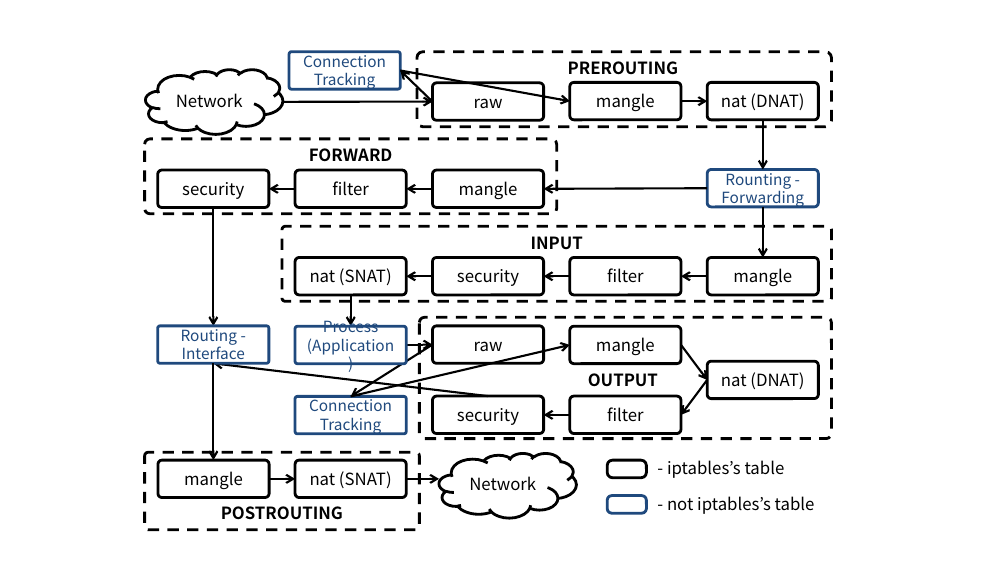
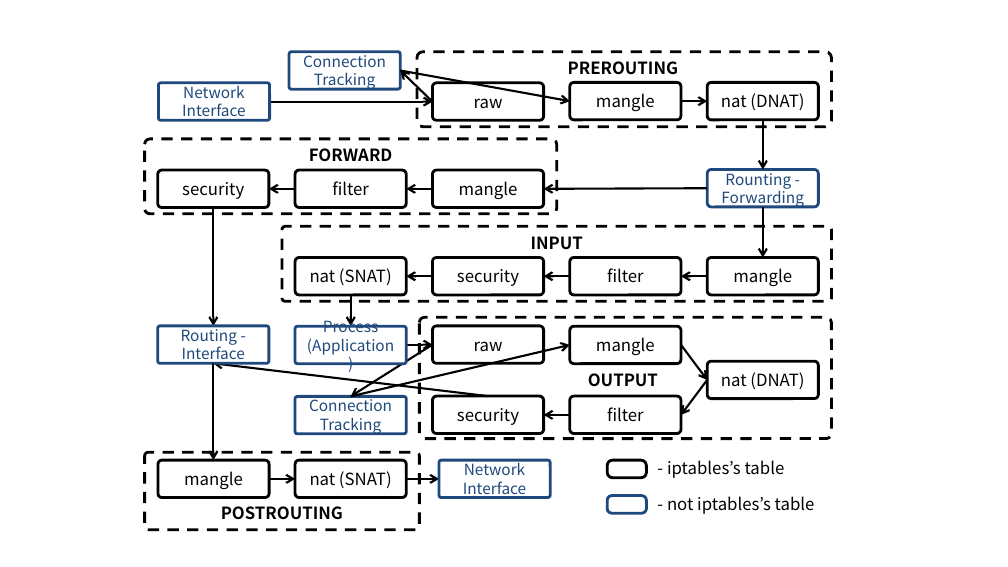
Before and after one commit to ssup2/blog-old, a slide deck: slide 2 of images/theory_analysis/Linux_Netfilter_iptables/Linux_netfilter_iptables.pptx. Drawn at 1008x567 pixels with LibreOffice and Linux fonts; fonts in the diff are those of the drawing. Boxes give left, top, right and bottom in pixels: in the first picture for what was removed or moved away, otherwise in the second. Text is boxed around its words. In the diff, an @@ line names an element or a change of style, - is before the commit and + after.

```diff
--- a/images/theory_analysis/Linux_Netfilter_iptables/Linux_netfilter_iptables.pptx
+++ b/images/theory_analysis/Linux_Netfilter_iptables/Linux_netfilter_iptables.pptx
@@ rounded rectangle "Network": place and size @@
-rounded rectangle "Network" at [145,70,282,134]
+rounded rectangle "Network" at [158,83,269,120]
@@ rounded rectangle "Network" at [158,83,269,120]: cloud to rounded rectangle; outline #000000 2 pt to #1F497D 2 pt @@
@@ text in rounded rectangle at [183,83,244,98]: size 12 to 11 pt, text colour #000000 to #1F497D in "Network" @@
@@ text in rounded rectangle at [182,103,245,121]: paragraph added @@
+Interface
@@ arrow moved from (283, 102) - (432, 102) to (270, 102) - (432, 102) @@
@@ rounded rectangle "Network" at [439,460,550,497]: cloud to rounded rectangle; outline #000000 2 pt to #1F497D 2 pt @@
@@ rounded rectangle "Network": place and size @@
-rounded rectangle "Network" at [439,454,577,518]
+rounded rectangle "Network" at [439,460,550,497]
@@ text in rounded rectangle at [464,460,525,475]: size 12 to 11 pt, text colour #000000 to #1F497D in "Network" @@
@@ text in rounded rectangle at [463,481,526,498]: paragraph added @@
+Interface
```
Also in this commit, not shown: 1 other slide changed, 7 other files.
